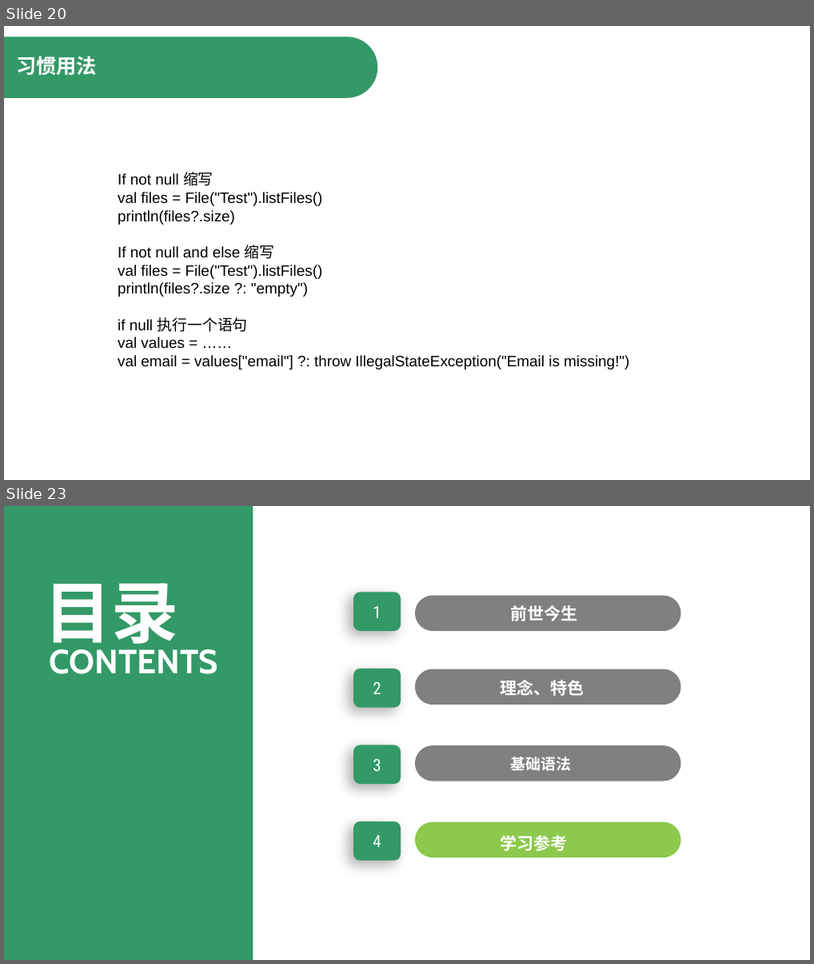
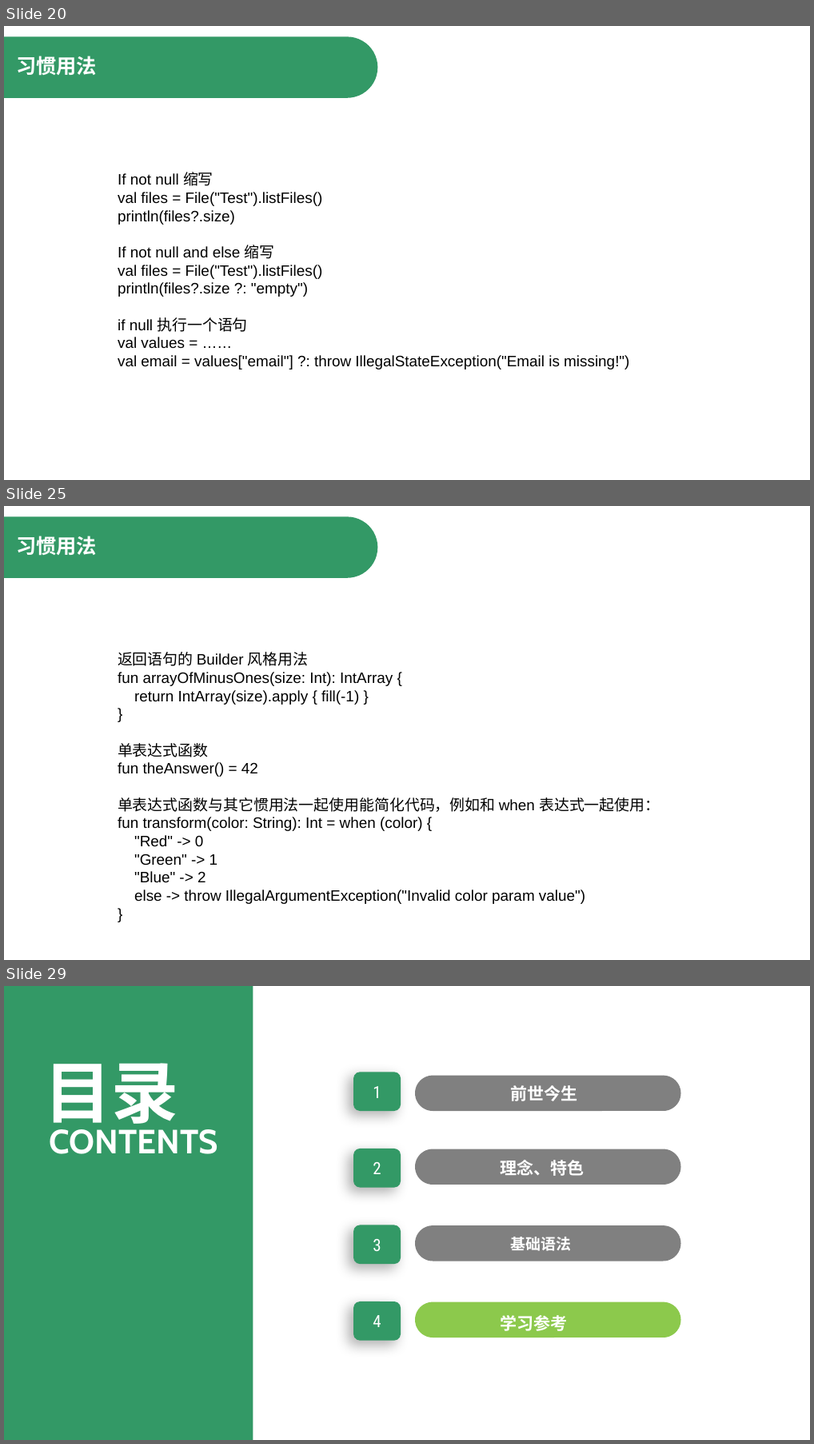
Before and after one commit to JosephLoveWong/UStory, a slide deck: app/Kotlin开发入门_王明明.pptx. Shown one above the other, each under a label of ours: slides 20 and 23 before the commit, slides 20, 25 and 29 after it; the slides between them are not shown. The pictures are 814x964 and 814x1444 pixels, drawn with LibreOffice and Linux fonts; fonts in the diff are those of the drawing. Boxes give left, top, right and bottom in pixels: in the first picture for what was removed or moved away, otherwise in the second. Text is boxed around its words. In the diff, an @@ line names an element or a change of style, - is before the commit and + after.

```diff
--- a/app/Kotlin开发入门_王明明.pptx
+++ b/app/Kotlin开发入门_王明明.pptx
@@ slide 25 added at box(4, 506, 810, 960), background #FFFFFF @@
@@ round same rect added at box(4, 516, 378, 578), fill #339966 @@
@@ text added at box(16, 536, 97, 556), 24 pt, text #FFFFFF, bold @@
+习惯用法
@@ text added at box(118, 652, 660, 904), 18 pt, text #000000 @@
+返回语句的 Builder 风格用法
+fun arrayOfMinusOnes(size: Int): IntArray {
+return IntArray(size).apply { fill(-1) }
+}
+单表达式函数
+fun theAnswer() = 42
+单表达式函数与其它惯用法一起使用能简化代码，例如和 when 表达式一起使用：
+fun transform(color: String): Int = when (color) {
+"Red" -> 0
+"Green" -> 1
+"Blue" -> 2
+else -> throw IllegalArgumentException("Invalid color param value")
+}
@@ what was slide 23 is now slide 29 @@
```
Also in this commit, not shown: 7 other slides added, 2 slides removed, 34 other files.
